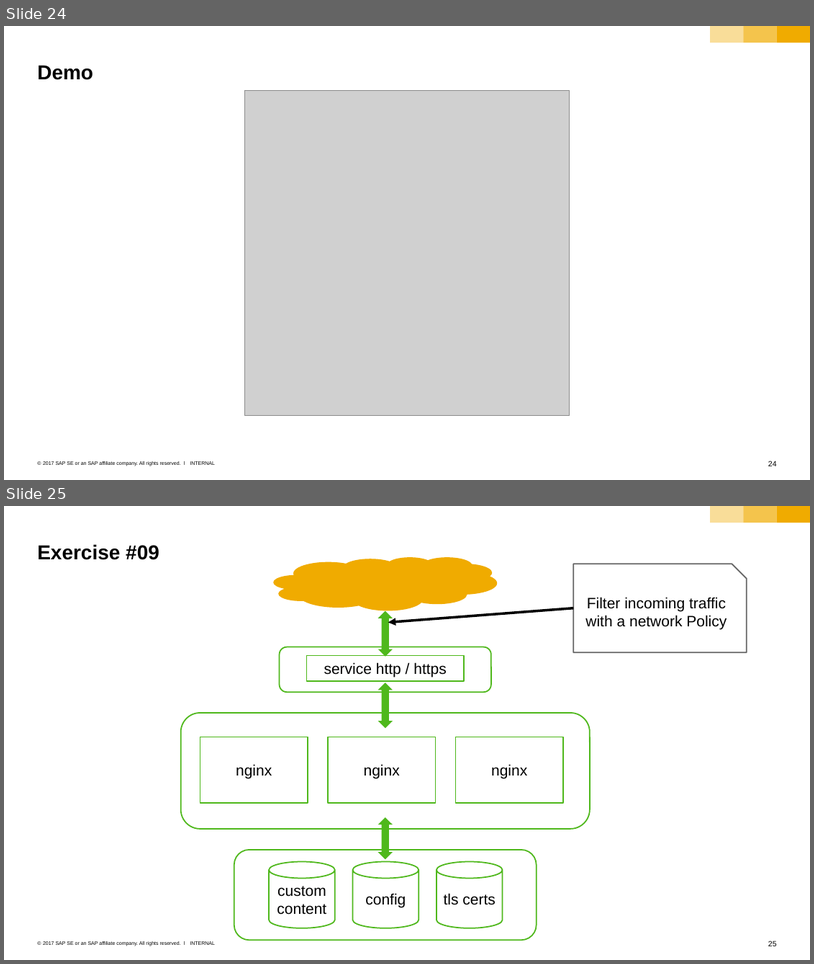
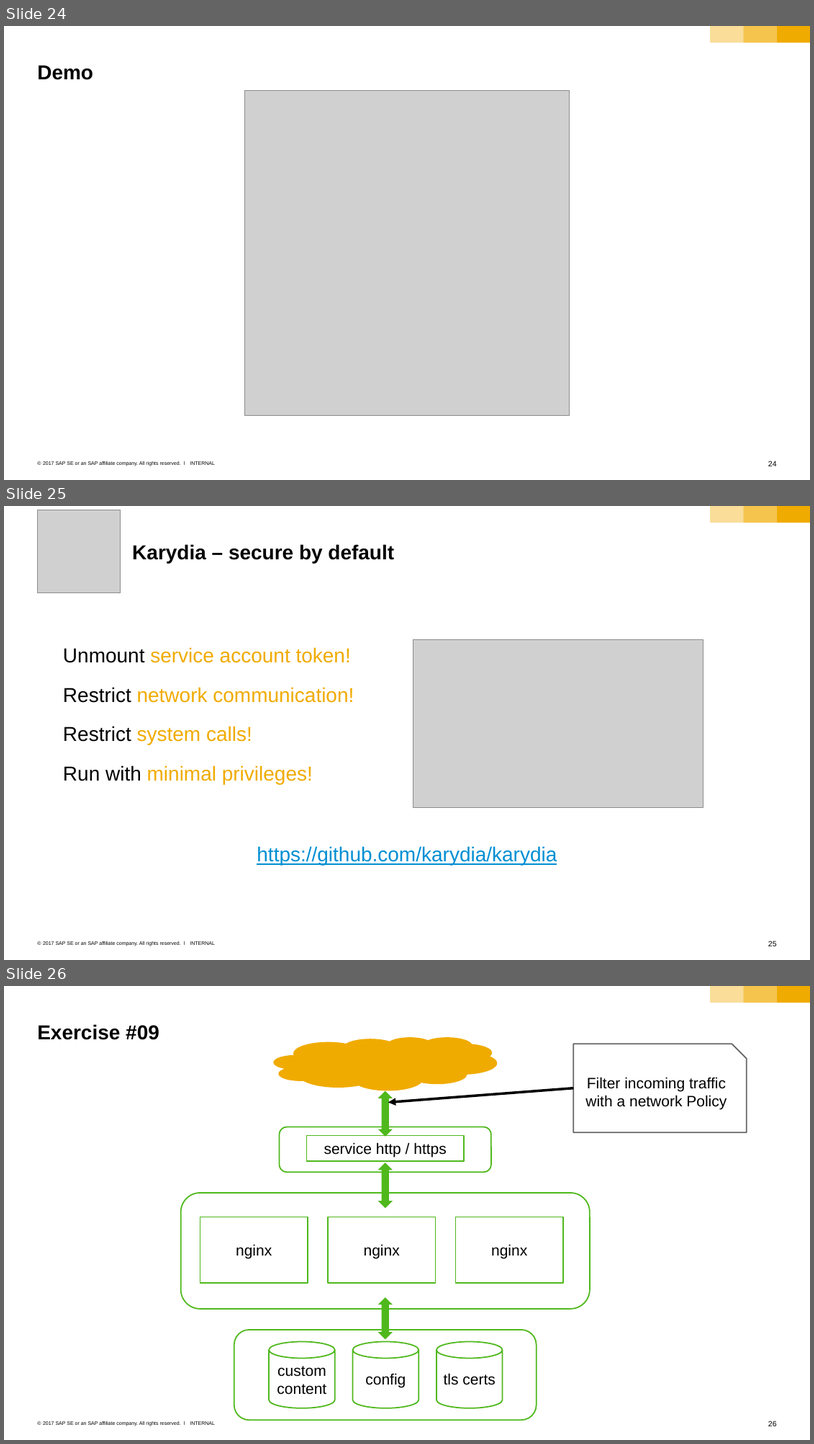
Before and after one commit to cuijiyao01/docker-k8s-training, a slide deck: kubernetes/11_2_security.pptx. Shown one above the other, each under a label of ours: slides 24 and 25 before the commit, slides 24, 25 and 26 after it. The pictures are 814x964 and 814x1444 pixels, drawn with LibreOffice and Linux fonts; fonts in the diff are those of the drawing; grey boxes stand for pictures. Boxes give left, top, right and bottom in pixels: in the first picture for what was removed or moved away, otherwise in the second. Text is boxed around its words. In the diff, an @@ line names an element or a change of style, - is before the commit and + after.

Commit message:
added karydia slide

```diff
--- a/kubernetes/11_2_security.pptx
+++ b/kubernetes/11_2_security.pptx
@@ slide 25 added at (x1=4, y1=506, x2=810, y2=960), background #FFFFFF; not listed: 6 template elements that a slide beside it also shows @@
@@ picture added at (x1=37, y1=510, x2=120, y2=593) @@
@@ title added at (x1=132, y1=544, x2=394, y2=563), 24 pt, text #000000, bold @@
+Karydia – secure by default
@@ text added at (x1=63, y1=647, x2=354, y2=784), 24 pt, text #F0AB00 @@
+Unmount service account token!
+Restrict network communication!
+Restrict system calls!
+Run with minimal privileges!
@@ picture added at (x1=413, y1=640, x2=703, y2=807) @@
@@ text added at (x1=257, y1=846, x2=557, y2=865), 24 pt, text #008FD3, underline @@
+https://github.com/karydia/karydia
@@ what was slide 25 is now slide 26 @@
@@ page number at (x1=769, y1=1420, x2=777, y2=1426): text changed @@
-25
+26
```
